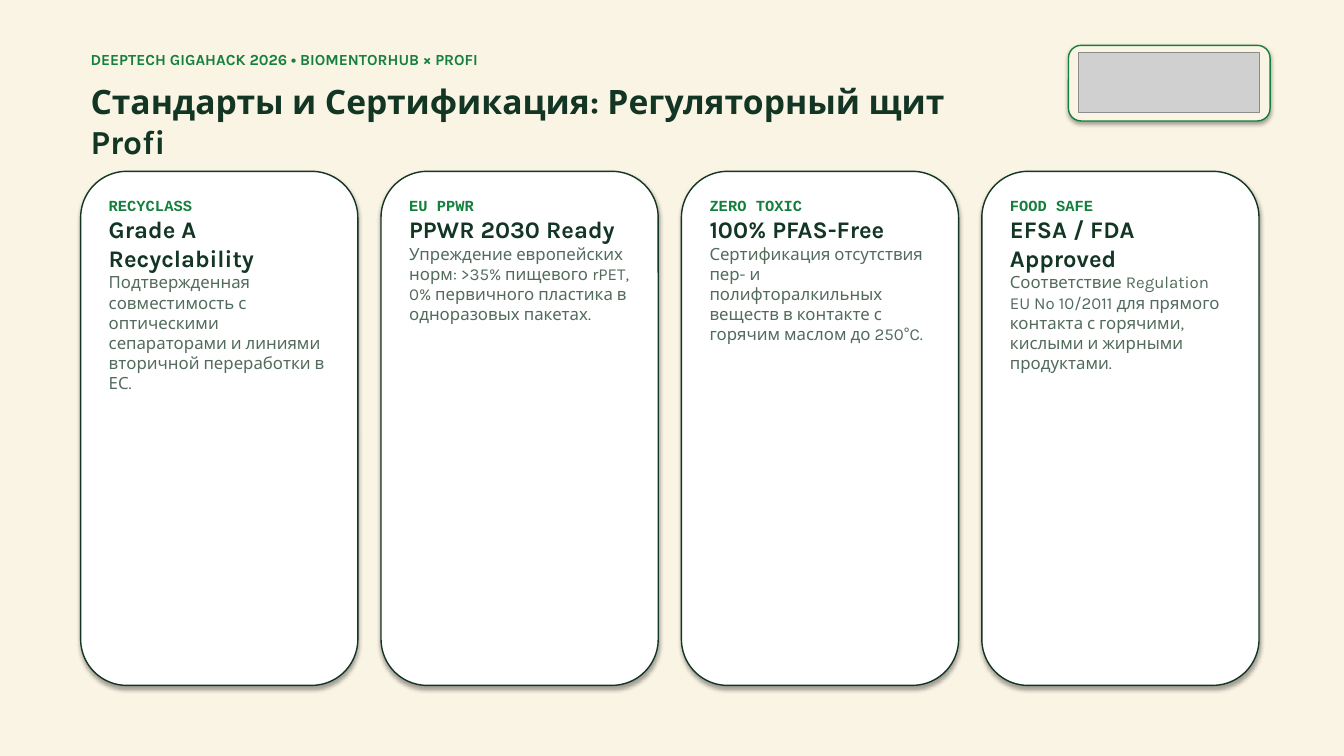
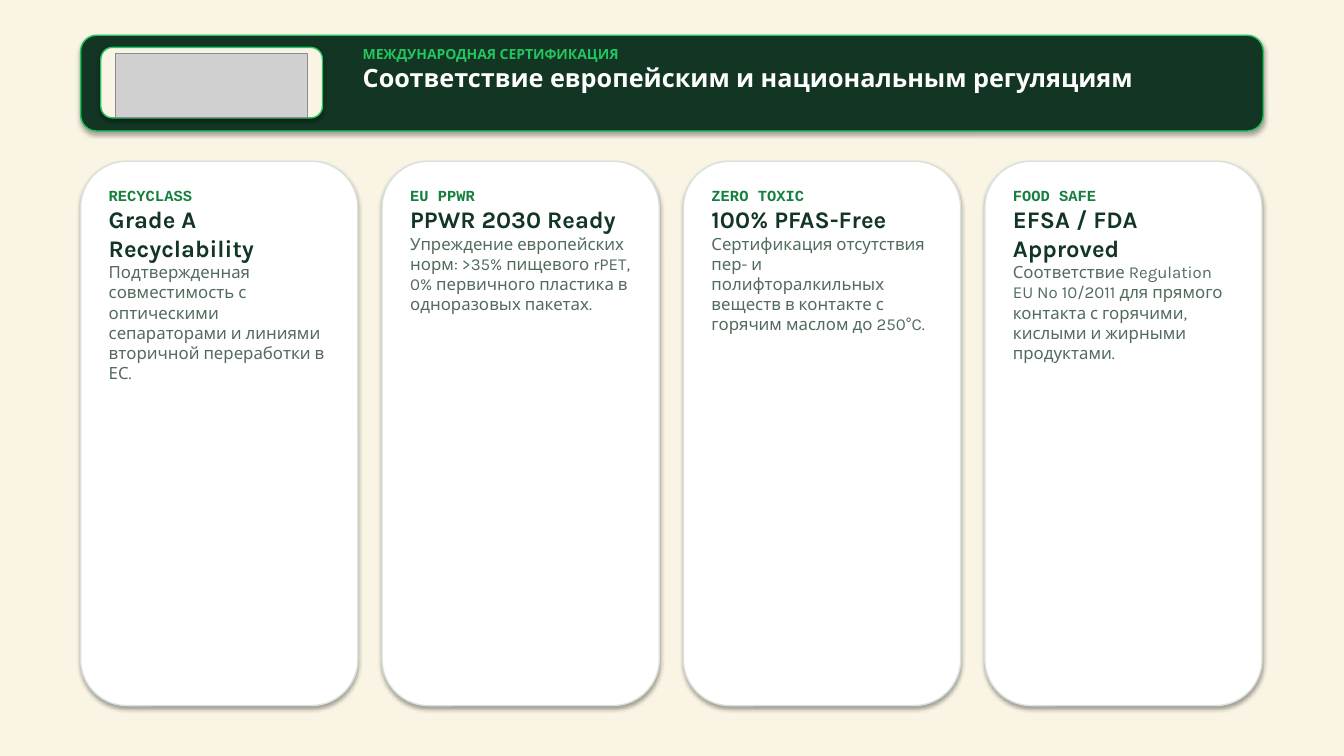
Before and after one commit to lisqrn/Hackaton-202636, a slide deck: slide 6 of PackShift_Profi_Gigahack2026.pptx. Drawn at 1344x756 pixels with LibreOffice and Linux fonts; fonts in the diff are those of the drawing; grey boxes stand for pictures. Boxes give left, top, right and bottom in pixels: in the first picture for what was removed or moved away, otherwise in the second. Text is boxed around its words. In the diff, an @@ line names an element or a change of style, - is before the commit and + after.

Commit message:
style: overhaul presentation and slide deck to 100% match website visual styling and butter-pine brand identity

```diff
--- a/PackShift_Profi_Gigahack2026.pptx
+++ b/PackShift_Profi_Gigahack2026.pptx
@@ rounded rectangle added at box(81, 35, 1263, 131), fill #123524, outline #22C55E 1 pt @@
@@ text removed at box(91, 55, 478, 65) @@
-DEEPTECH GIGAHACK 2026 • BIOMENTORHUB × PROFI
@@ rounded rectangle added at box(101, 47, 323, 118), fill #FAF4E4, outline #22C55E 1 pt @@
@@ picture: place and size @@
-picture at box(1079, 52, 1260, 113)
+picture at box(116, 53, 308, 117)
@@ text added at box(363, 49, 1133, 93), 18 pt, text #FFFFFF, bold @@
+МЕЖДУНАРОДНАЯ СЕРТИФИКАЦИЯ
+Соответствие европейским и национальным регуляциям
@@ rounded rectangle removed at box(1069, 45, 1270, 121) @@
@@ text removed at box(91, 87, 945, 155) @@
-Стандарты и Сертификация: Регуляторный щит Profi
@@ rounded rectangle: place and size @@
-rounded rectangle at box(81, 171, 358, 686)
+rounded rectangle at box(81, 161, 358, 706)
@@ rounded rectangle: place and size @@
-rounded rectangle at box(381, 171, 658, 686)
+rounded rectangle at box(382, 161, 659, 706)
@@ rounded rectangle: place and size @@
-rounded rectangle at box(682, 171, 959, 686)
+rounded rectangle at box(684, 161, 961, 706)
@@ outline #123524 1 pt to #D8E2DC 1 pt in 4 elements at box(81, 161, 358, 706), box(382, 161, 659, 706), box(684, 161, 961, 706), box(985, 161, 1262, 706) @@
@@ rounded rectangle: place and size @@
-rounded rectangle at box(982, 171, 1259, 686)
+rounded rectangle at box(985, 161, 1262, 706)
@@ text "RECYCLASS": place and size @@
-text "RECYCLASS" at box(109, 200, 325, 389)
+text "RECYCLASS" at box(109, 190, 325, 379)
@@ text "EU PPWR": place and size @@
-text "EU PPWR" at box(409, 201, 629, 324)
+text "EU PPWR" at box(410, 191, 630, 314)
@@ text "ZERO TOXIC": place and size @@
-text "ZERO TOXIC" at box(710, 200, 923, 344)
+text "ZERO TOXIC" at box(711, 190, 925, 334)
@@ text "FOOD SAFE": place and size @@
-text "FOOD SAFE" at box(1010, 200, 1219, 373)
+text "FOOD SAFE" at box(1013, 190, 1222, 363)
```
Also in this commit, not shown: 7 other slides changed, 4 other files.
